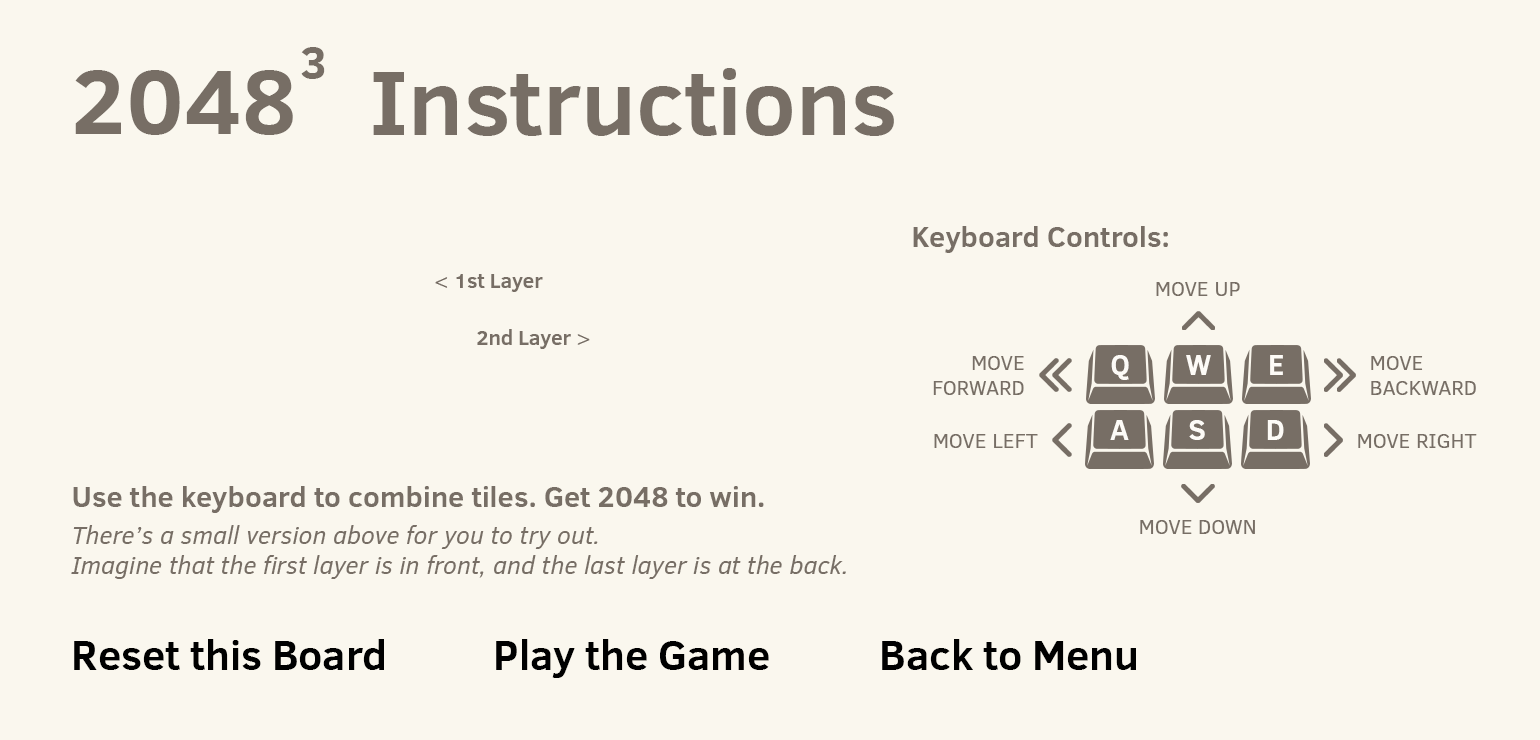
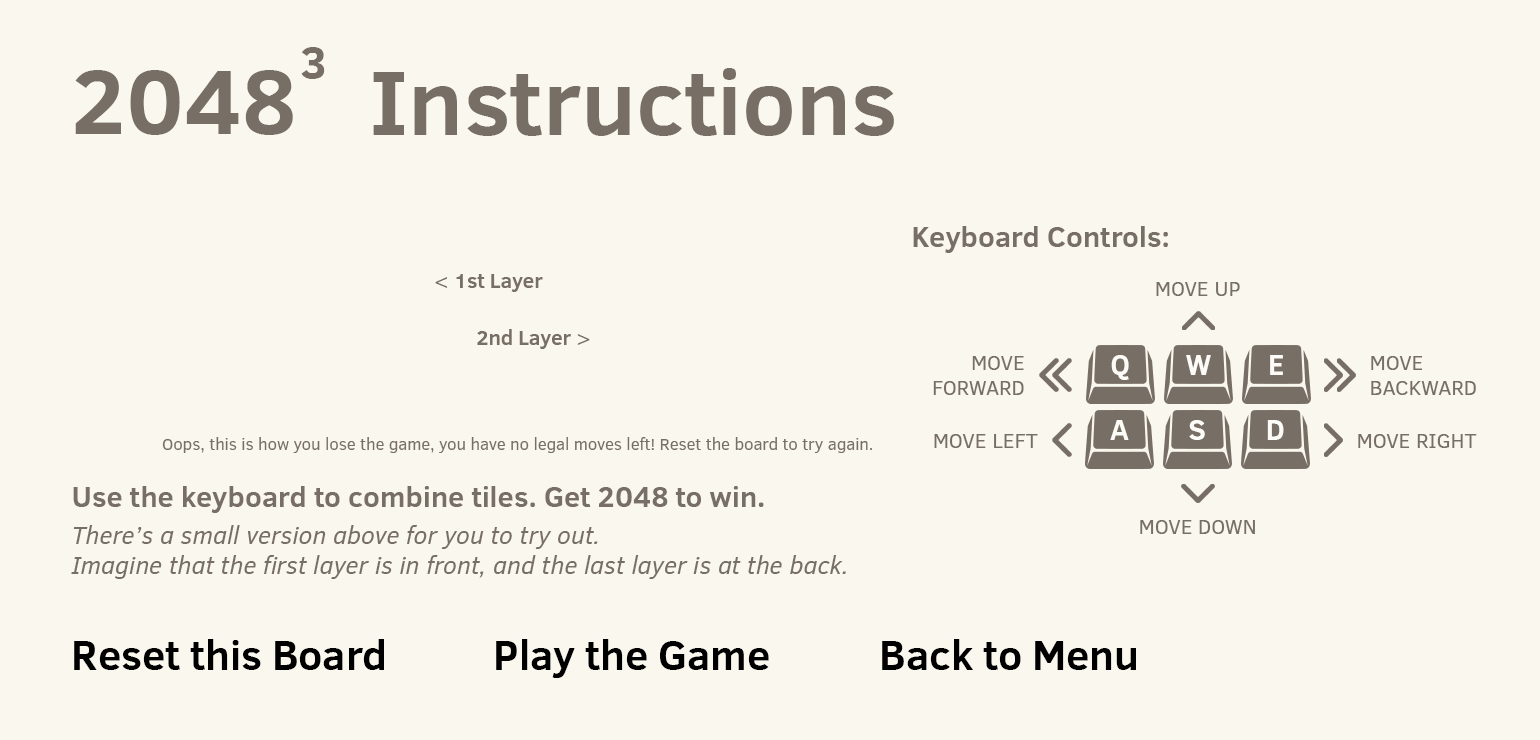
The second 1540 × 740 image is a revision of the first. Changes to its layers:
added layer "Oops, this is how you lose the game, you have no legal moves le" above "Back to Menu" over box(162, 437, 872, 453)
